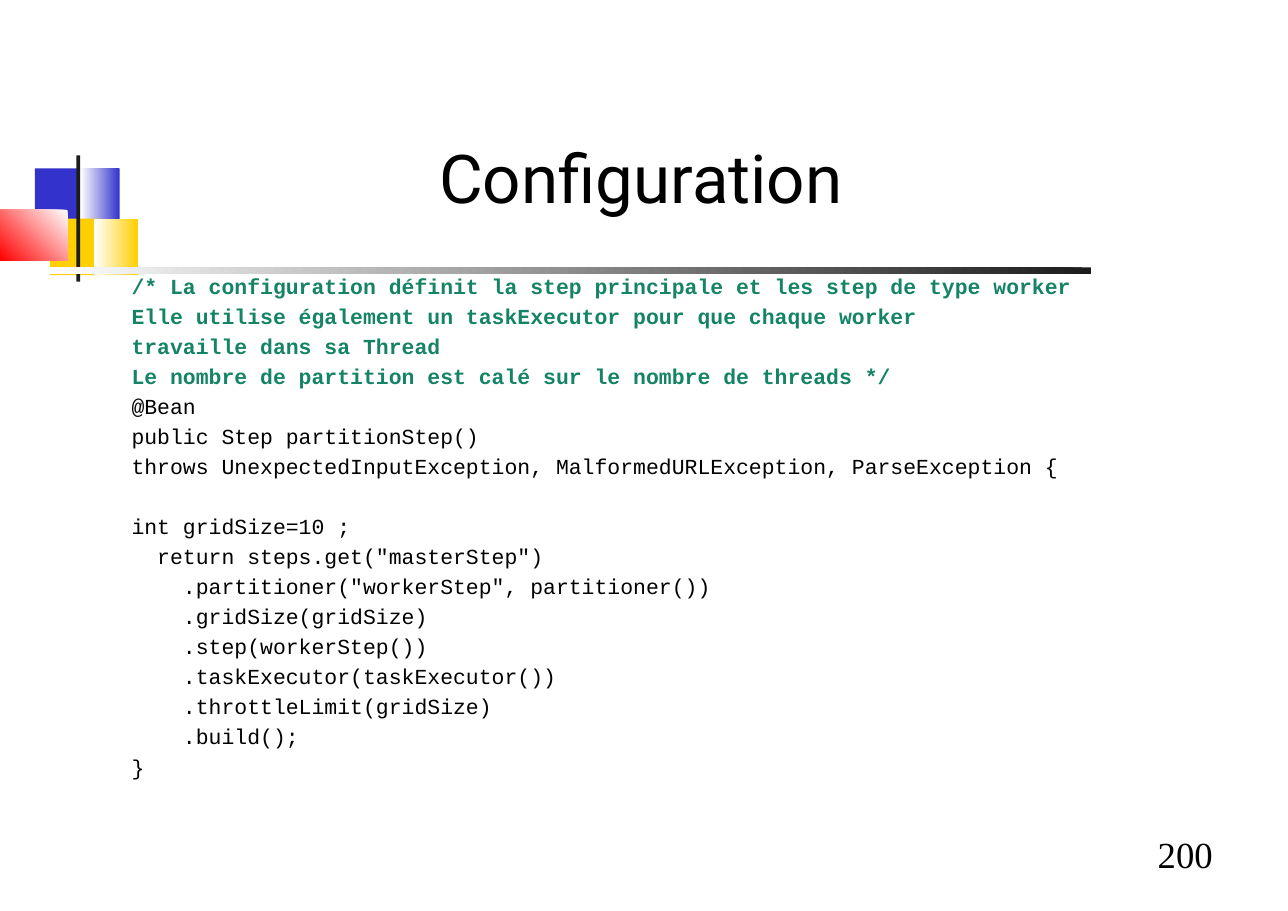
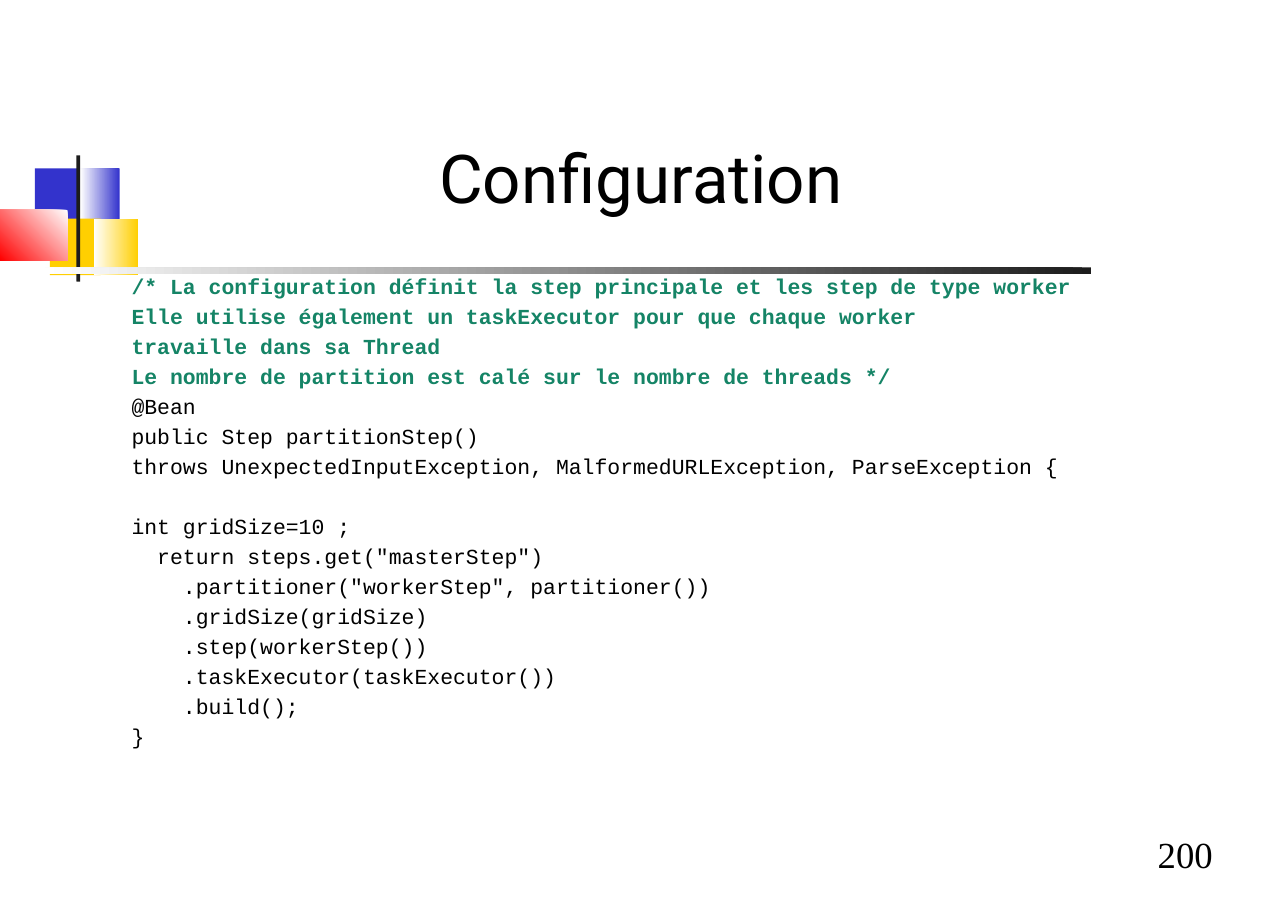
Before and after one commit to dthibau/springbatch, a slide deck: slide 200 of SpringBatch.odp. Drawn at 1288x911 pixels with LibreOffice and Linux fonts; fonts in the diff are those of the drawing. Boxes give left, top, right and bottom in pixels: in the first picture for what was removed or moved away, otherwise in the second. Text is boxed around its words. In the diff, an @@ line names an element or a change of style, - is before the commit and + after.

```diff
--- a/SpringBatch.odp
+++ b/SpringBatch.odp
@@ text at (183, 699, 492, 719): paragraph removed @@
-.throttleLimit(gridSize)
```
Also in this commit, not shown: 2 other slides changed, 1 other file.
